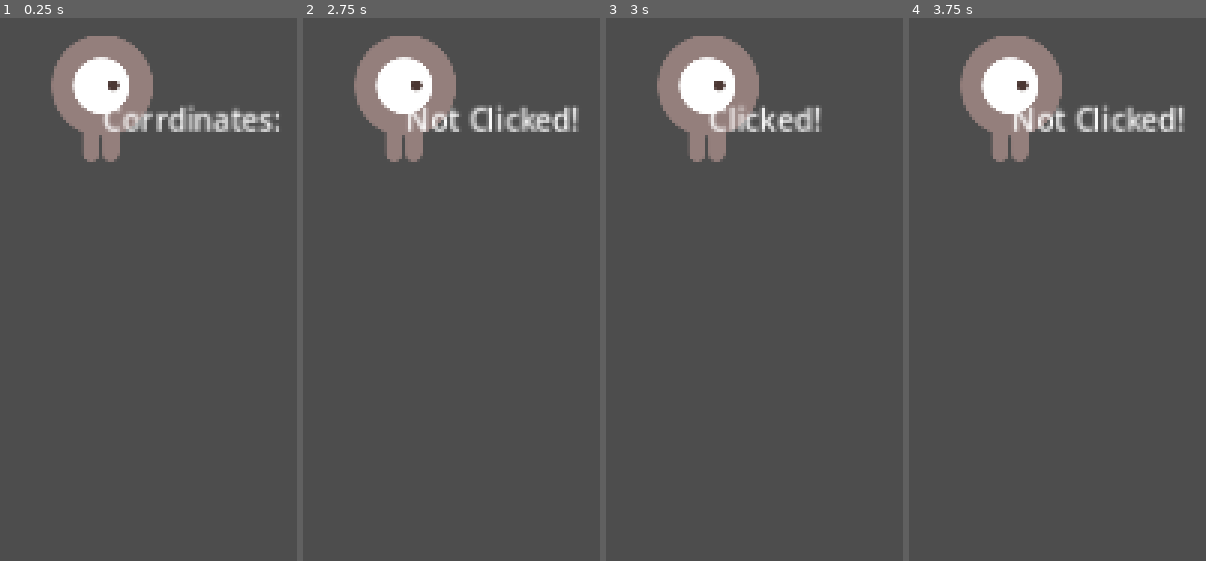
Above: before the commit, frames 1-4 (left to right).
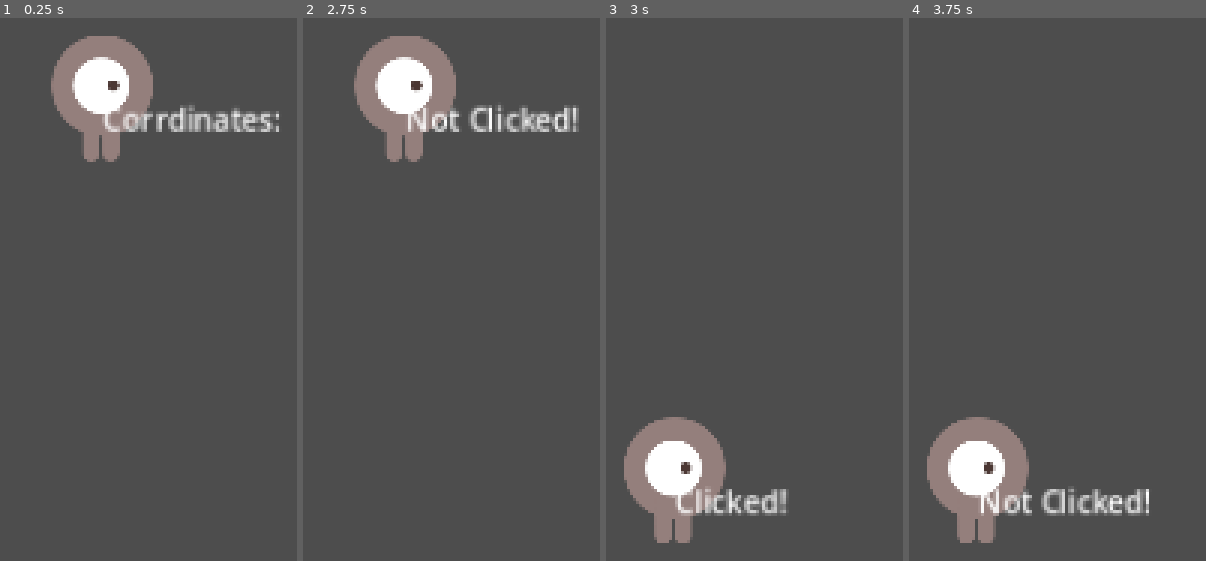
Above: after the commit, the same moments.

Repository: IceEmperor4944/PhilosophersStone
Game: Godot game, scene res://Test.tscn
The game is run twice, just before and just after one commit, with the same random seed, the same clock (stepped at 60 frames per second) and the same inputs.
Inputs (mouse positions are in pixels of both pictures, inside the frame that each line leads up to):
- Up to frame 1 (0.25 s): no input
- Up to frame 2 (2.75 s): tap Enter at 0.5, 2 s; move the mouse to (outside the picture) at 0.52 s; click (outside the picture) at 0.6 s; tap Space at 1.25 s; move the mouse to (outside the picture) at 1.27 s; click (outside the picture) at 1.35 s; move the mouse to (outside the picture) at 2.02 s; click (outside the picture) at 2.1 s
- Up to frame 3 (3 s): tap Space at 2.75 s; move the mouse to (668, 479) at 2.77 s; click (668, 479) at 2.85 s
- Up to frame 4 (3.75 s): tap Enter at 3.5 s; move the mouse to (outside the picture) at 3.52 s; click (outside the picture) at 3.6 s

Frames 1-2 are identical in both runs. In frame 3, 13% of the frame differs, in the area x 6-73%, y 3-97%; in frame 4, 14%, in the area x 6-93%, y 3-97%.

Commit message:
Try #2 on mouse tracking

Diff:
--- a/quest-for-the-philosopher's-stone/player.gd
+++ b/quest-for-the-philosopher's-stone/player.gd
@@ -11,15 +11,12 @@
 	var isClicked = false;
 	if event is InputEventMouseButton:
 
-
 		if (get_global_mouse_position().x <= $AnimatedSprite2D.global_position.x + $AnimatedSprite2D.get_parent().position.x/20) && (get_global_mouse_position().x >= $AnimatedSprite2D.global_position.x - $AnimatedSprite2D.get_parent().position.x / 20):
+			position = get_global_mouse_position();
 			$RichTextLabel.clear();
 			$RichTextLabel.add_text("Clicked!");
 			isClicked = true;
-
-		else:
-			if  (isClicked):
-				position = get_global_mouse_position();
+		elif Input.is_action_just_released("pick_up"):
 			$RichTextLabel.clear();
 			$RichTextLabel.add_text("Not Clicked!");
 			isClicked = false;
